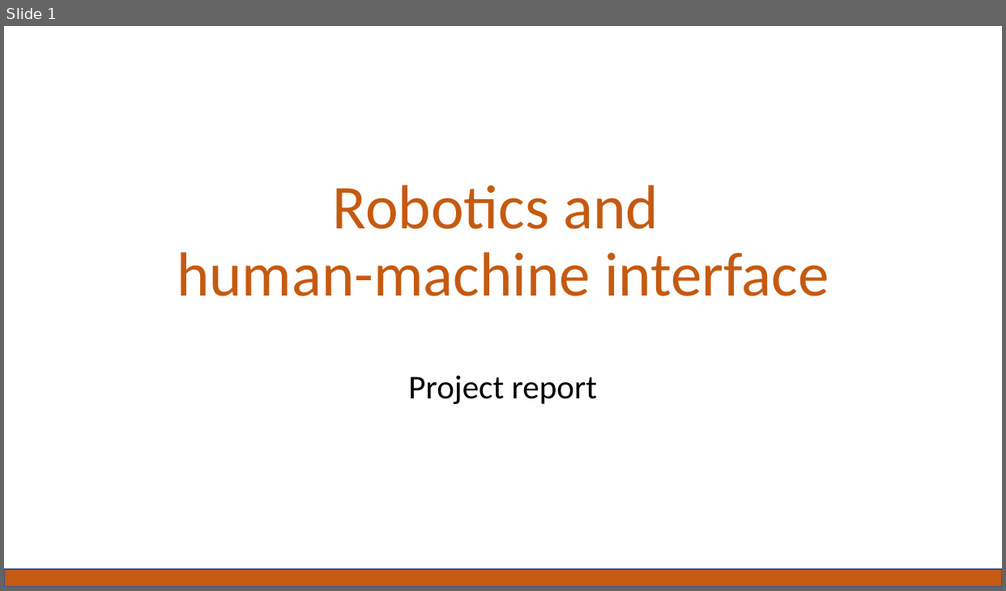
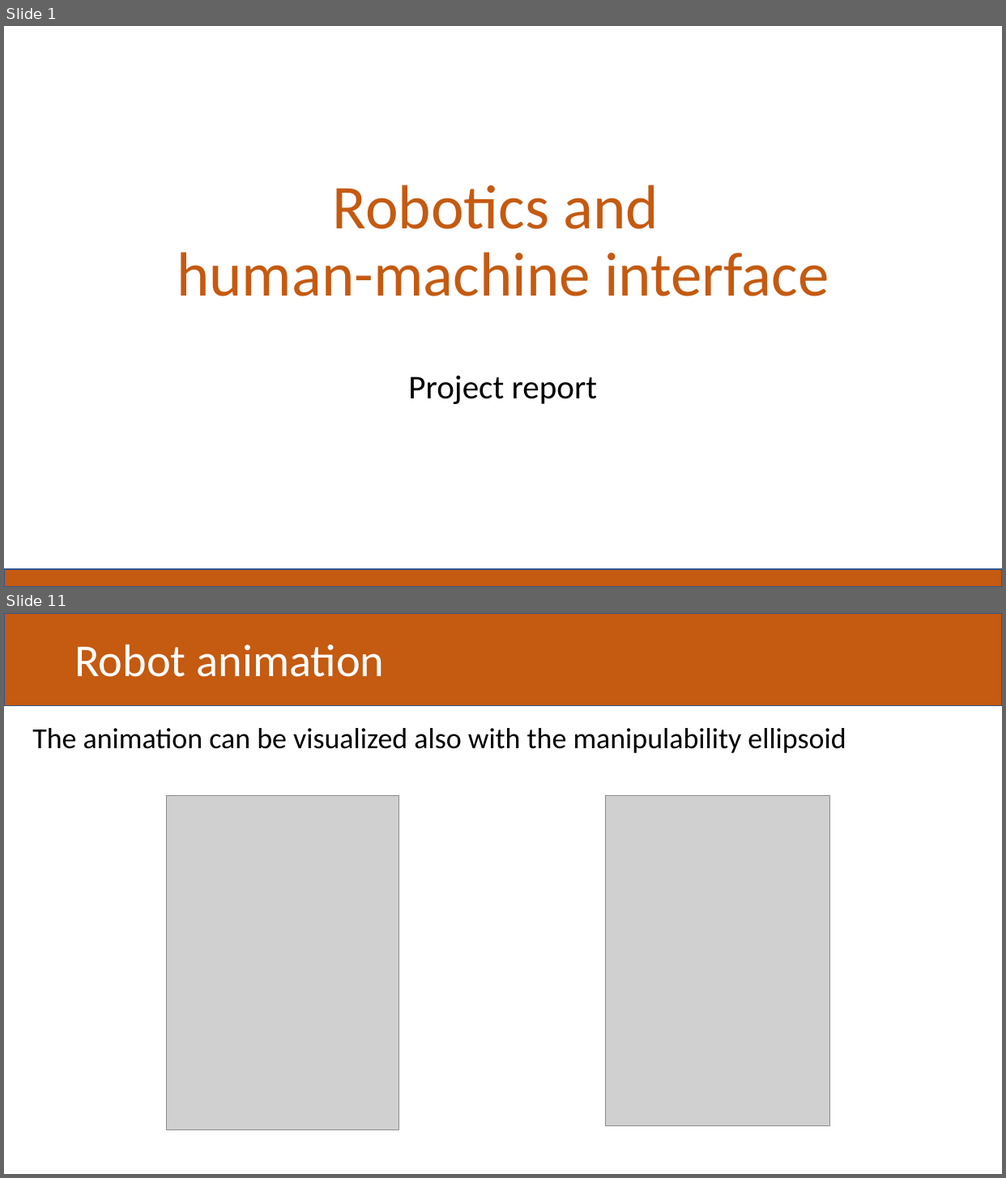
Before and after one commit to Scimmiaparlante/RaHMI_project, a slide deck: Project report.pptx. Shown one above the other, each under a label of ours: slide 1 before the commit, slides 1 and 11 after it; the slides between them are not shown. The pictures are 1006x591 and 1006x1178 pixels, drawn with LibreOffice and Linux fonts; fonts in the diff are those of the drawing; grey boxes stand for pictures. Boxes give left, top, right and bottom in pixels: in the first picture for what was removed or moved away, otherwise in the second. Text is boxed around its words. In the diff, an @@ line names an element or a change of style, - is before the commit and + after.

```diff
--- a/Project report.pptx
+++ b/Project report.pptx
@@ slide 11 added at [4, 613, 1002, 1174], background #FFFFFF @@
@@ rectangle added at [4, 613, 1002, 706], fill #C55A11, outline #325491 1 pt @@
@@ title added at [74, 644, 384, 677], 44 pt, text #FFFFFF @@
+Robot animation
@@ text added at [32, 728, 846, 753], 28 pt, text #000000 @@
+The animation can be visualized also with the manipulability ellipsoid
@@ picture added at [167, 796, 399, 1131] @@
@@ picture added at [605, 796, 829, 1127] @@
```
Also in this commit, not shown: 8 slides changed, 1 other slide added.
